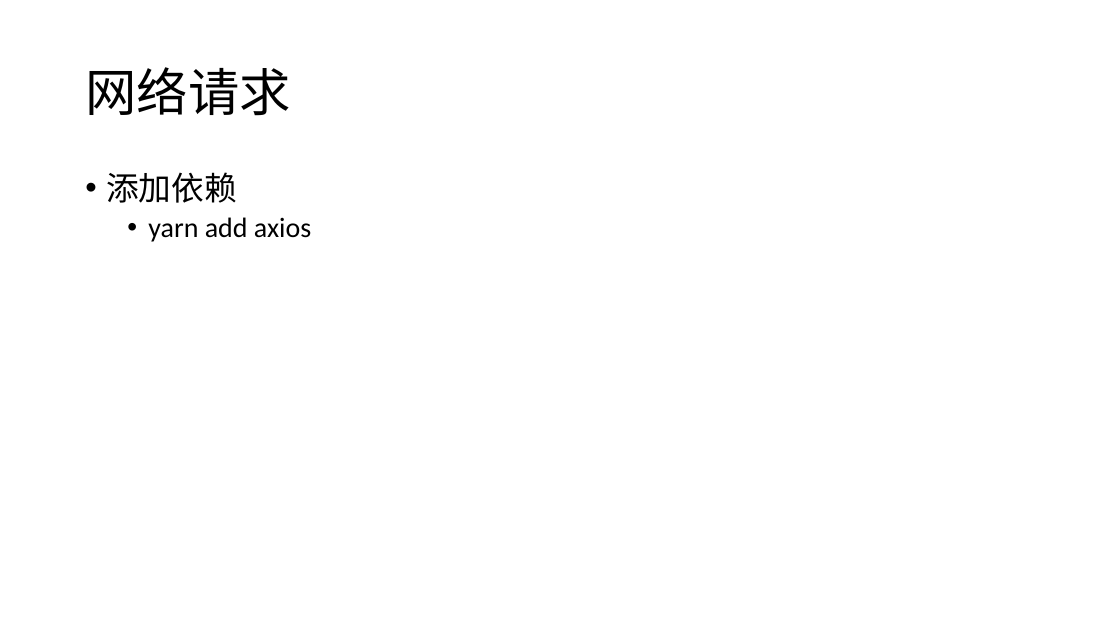
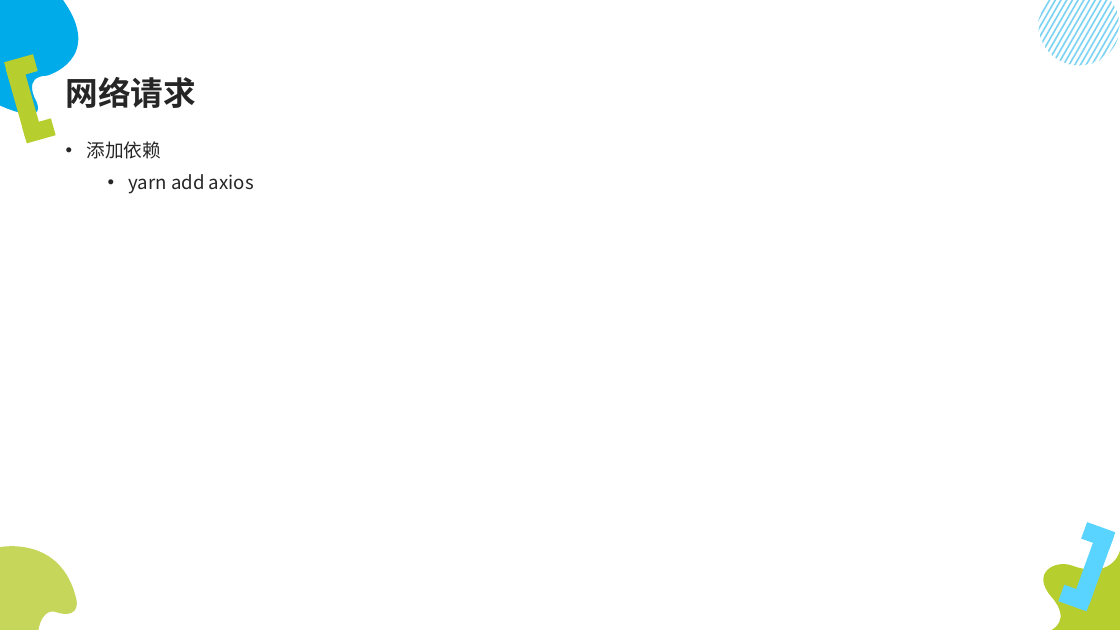
Before and after one commit to lumin824/hello-react-native, a slide deck: slide 16 of linkgap/ReactNative开发.pptx (slide 15 before the commit). Drawn at 1120x630 pixels with LibreOffice and Linux fonts; fonts in the diff are those of the drawing. Boxes give left, top, right and bottom in pixels: in the first picture for what was removed or moved away, otherwise in the second. Text is boxed around its words. In the diff, an @@ line names an element or a change of style, - is before the commit and + after.

```diff
--- a/linkgap/ReactNative开发.pptx
+++ b/linkgap/ReactNative开发.pptx
@@ freeform shape added at [0, 0, 105, 128], fill #00ABE9 @@
@@ title "网络请求": place and size @@
-title "网络请求" at [85, 67, 290, 116]
+title "网络请求" at [66, 77, 197, 108]
@@ title "网络请求" at [66, 77, 197, 108]: size 44 to 28 pt, font Calibri to Noto Sans CJK SC, text colour #000000 to #262626, bold on; line spacing 0.9 to 1.2; vertical alignment middle to bottom @@
@@ group added at [1038, 0, 1120, 66]: 17 freeform shapes @@
@@ line added from (7, 71) to (35, 63), #B7CE2F 15 pt @@
@@ line added from (14, 67) to (34, 137), #B7CE2F 15 pt @@
@@ line added from (24, 135) to (53, 127), #B7CE2F 15 pt @@
@@ text "添加依赖": place and size @@
-text "添加依赖" at [106, 172, 311, 242]
+text "添加依赖" at [87, 141, 254, 194]
@@ text "添加依赖" at [87, 141, 254, 194]: size 28 to 16 pt in "添加依赖"; font Calibri to Noto Sans CJK SC, text colour #000000 to #262626; size 24 to 16 pt in "yarn add axios"; line spacing 0.9 to 1.2 @@
@@ freeform shape added at [0, 535, 81, 630], fill #C6D65B @@
@@ line added from (1081, 602) to (1106, 534), #59D3FF 15 pt @@
@@ line added from (1112, 541) to (1085, 530), #59D3FF 15 pt @@
@@ freeform shape added at [1031, 551, 1120, 630], fill #B7CE2F @@
@@ line added from (1090, 603) to (1062, 593), #59D3FF 15 pt @@
```
Also in this commit, not shown: 17 other slides changed, 1 slide added.
